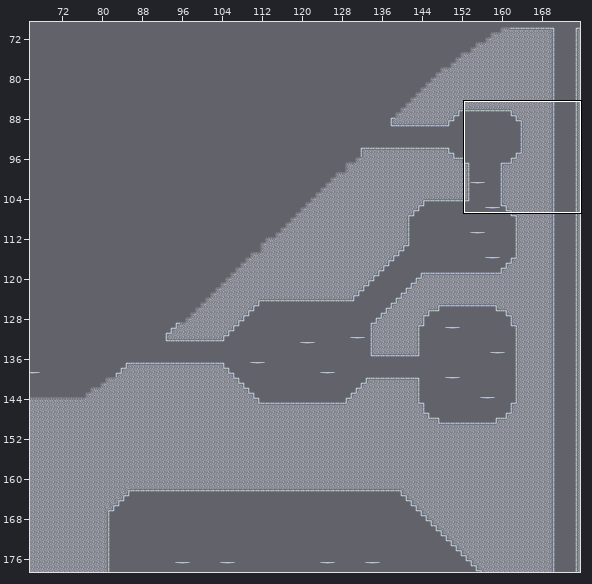
Tiled map (JSON) -- frontend/src/game/assets/Maps/Vesta.json. Above, an overview of the earlier version with the close-up marked.
Close-up. As it was:
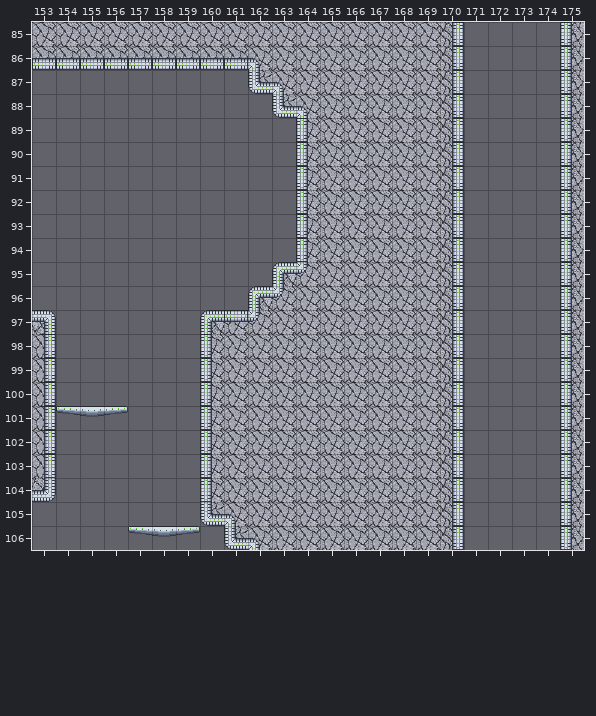
Cells are 32x32 px. Shown: x 153..175, y 85..106. The commit also changed other parts of the map, which this record leaves out.
The result:
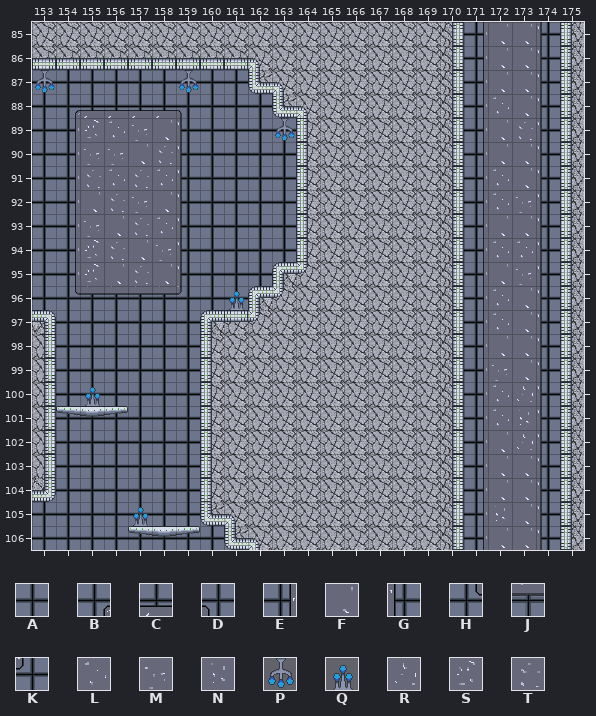
Key: from "Wall_Tiles": A 0, B 20, C 21, D 22, E 30, F 31, G 32, H 40, J 41, K 42, L 60, M 62, N 63, P 67, Q 69, R 71, S 72, T 73.
_ is an empty cell.
Tiles of an added or newly shown layer are drawn over the layers below it.
See-through tiles are keyed as they look on the map.
From old to new:
Layer "Walls" (added):
y 85..86: x 171..174 ____ -> EFFG
y 87: x 153..162 __________ -> AAAAAAAAAA; x 171..174 ____ -> EFFG
y 88: x 153..163 ___________ -> ABCCCCDAAAA; x 171..174 ____ -> ELFG
y 89: x 153..163 ___________ -> AESLMFGAAAA; x 171..174 ____ -> EFTG
y 90: x 153..163 ___________ -> AEMMFTGAAAA; x 171..174 ____ -> EFFG
y 91: x 153..163 ___________ -> AETLTLGAAAA; x 171..174 ____ -> ELFG
y 92: x 153..163 ___________ -> AEFTMFGAAAA; x 171..174 ____ -> ELMG
y 93: x 153..163 ___________ -> AEMFTLGAAAA; x 171..174 ____ -> EFFG
y 94: x 153..163 ___________ -> AESTFMGAAAA; x 171..174 ____ -> ELLG
y 95: x 153..163 ___________ -> AESFTFGAAAA; x 171..174 ____ -> EFMG
y 96: x 153..162 __________ -> AHJJJJKAAA; x 171..174 ____ -> ELFG
y 97: x 153..160 ________ -> AAAAAAAA; x 171..174 ____ -> ELFG
y 98: x 154..159 ______ -> AAAAAA; x 171..174 ____ -> EFFG
y 99: x 154..159 ______ -> AAAAAA; x 171..174 ____ -> EMFG
y 100: x 154..159 ______ -> AAAAAA; x 171..174 ____ -> ELRG
y 101: x 154..159 ______ -> AAAAAA; x 171..174 ____ -> ELNG
y 102: x 154..159 ______ -> AAAAAA; x 171..174 ____ -> EFRG
y 103: x 154..159 ______ -> AAAAAA; x 171..174 ____ -> EFFG
y 104: x 153..159 _______ -> AAAAAAA; x 171..174 ____ -> EFFG
y 105: x 153..160 ________ -> AAAAAAAA; x 171..174 ____ -> ENFG
y 106: x 153..161 _________ -> AAAAAAAAA; x 171..174 ____ -> EFFG
Layer "Lights" (added):
y 87: x 153 _ -> P; x 159 _ -> P
y 89: x 163 _ -> P
y 96: x 161 _ -> Q
y 100: x 155 _ -> Q
y 105: x 157 _ -> Q
